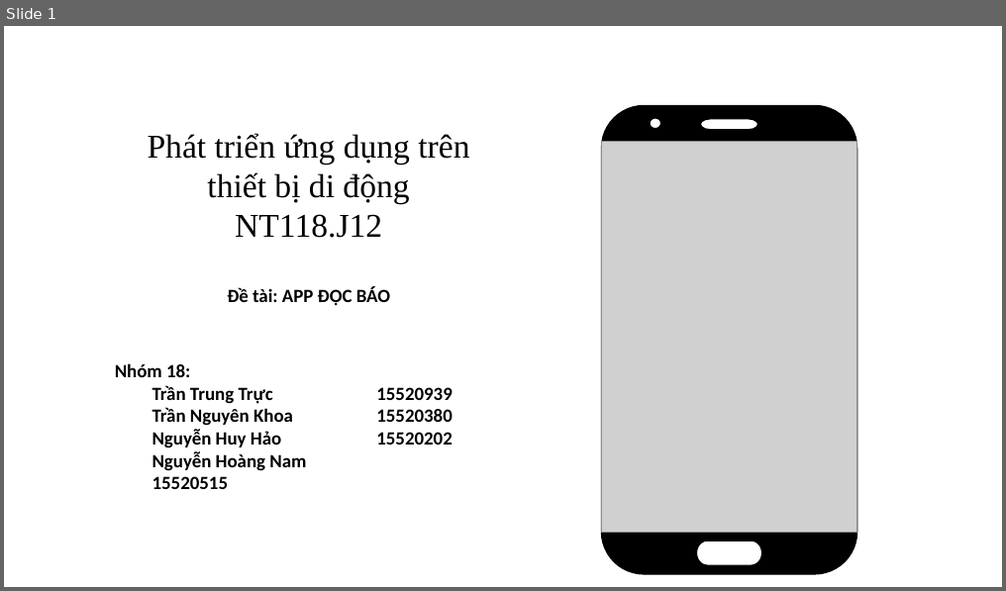
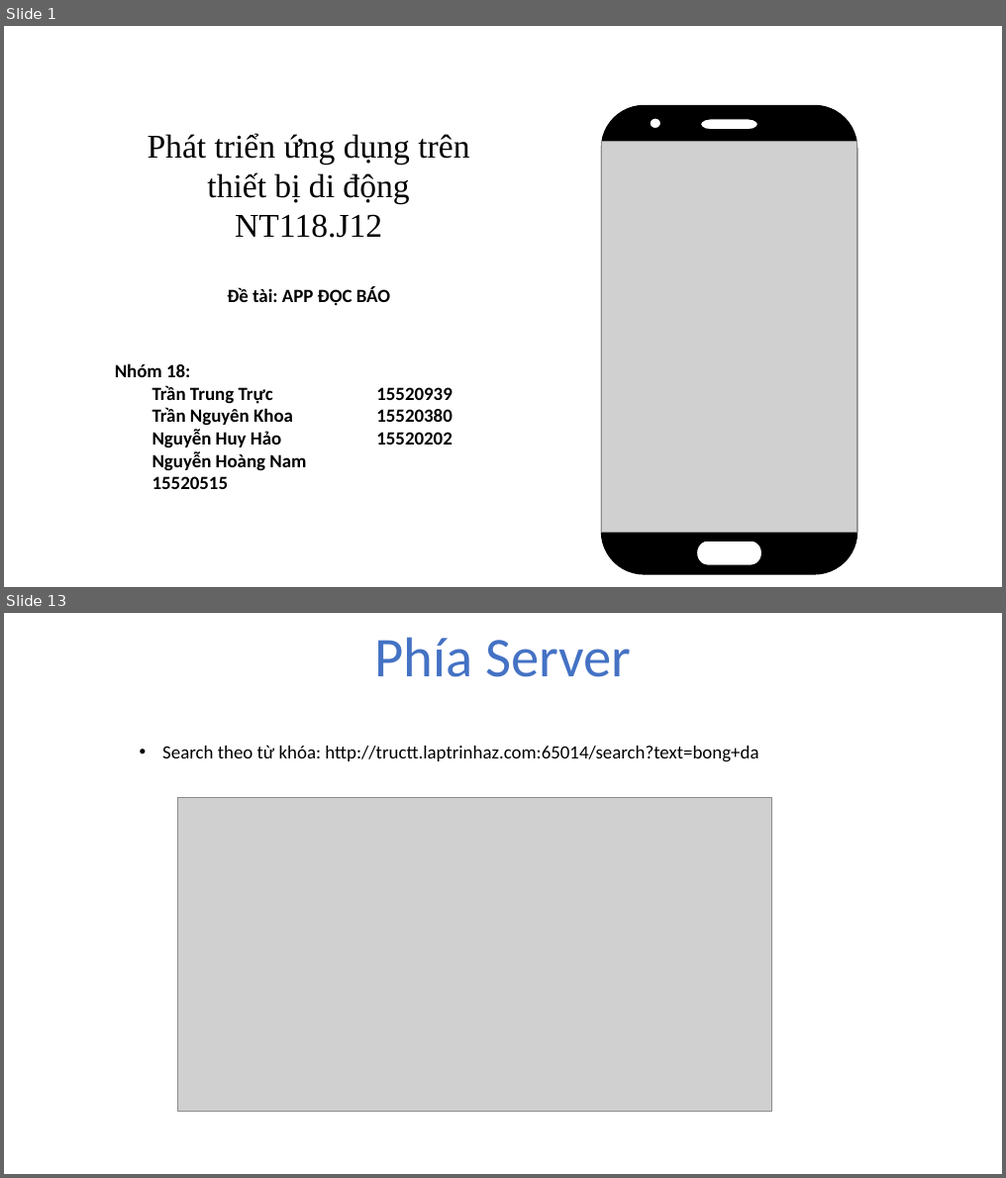
Before and after one commit to hoangnam1997/android, a slide deck: document/file_thuyet_trinh.pptx. Shown one above the other, each under a label of ours: slide 1 before the commit, slides 1 and 13 after it; the slides between them are not shown. The pictures are 1006x591 and 1006x1178 pixels, drawn with LibreOffice and Linux fonts; fonts in the diff are those of the drawing; grey boxes stand for pictures; background and template pictures are left out. Boxes give left, top, right and bottom in pixels: in the first picture for what was removed or moved away, otherwise in the second. Text is boxed around its words. In the diff, an @@ line names an element or a change of style, - is before the commit and + after.

```diff
--- a/document/file_thuyet_trinh.pptx
+++ b/document/file_thuyet_trinh.pptx
@@ slide 13 added at (4, 613, 1002, 1174), background picture (left out) @@
@@ text added at (374, 637, 631, 677), 54 pt, text #4472C4 @@
+Phía Server
@@ text added at (162, 745, 758, 762), 18 pt, text #000000 @@
+• Search theo từ khóa: http://tructt.laptrinhaz.com:65014/search?text=bong+da
@@ picture added at (177, 798, 772, 1112) @@
```
Also in this commit, not shown: 5 slides changed, 8 other slides added, 2 other files.
